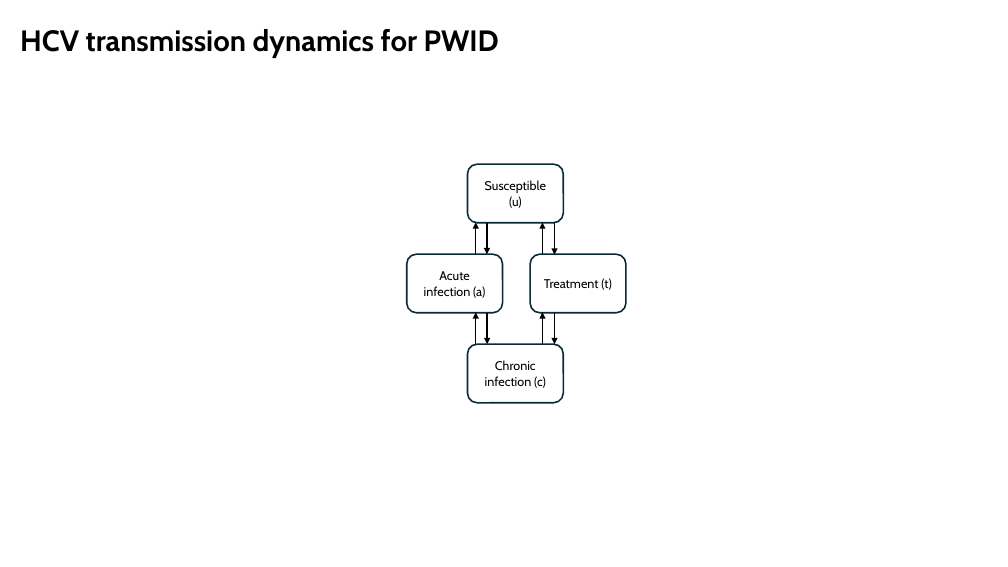
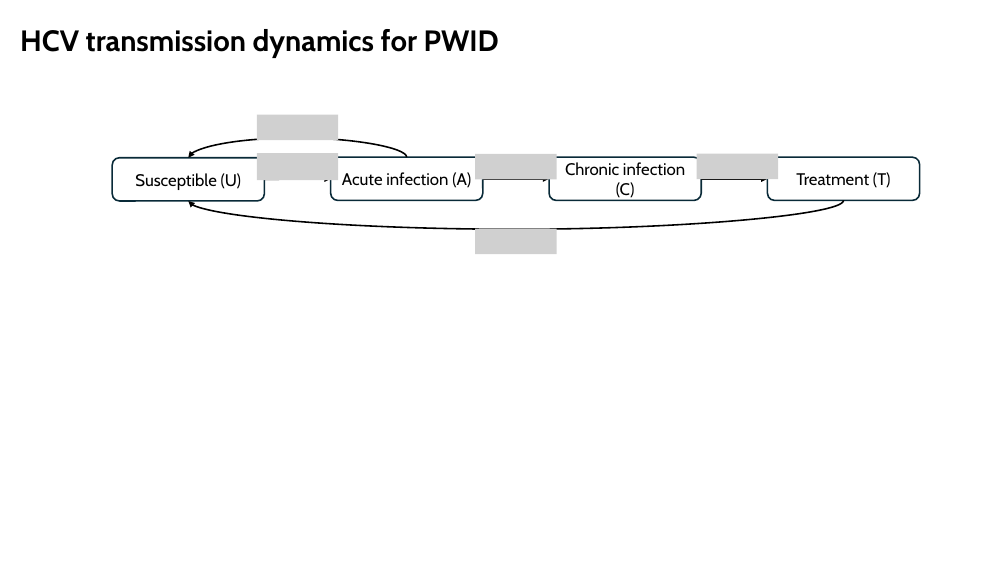
Before and after one commit to Mister-He/HepC-Transimission-Modelling, a slide deck: slide 3 of Model schematic.pptx. Drawn at 1008x567 pixels with LibreOffice and Linux fonts; fonts in the diff are those of the drawing; grey boxes stand for pictures. Boxes give left, top, right and bottom in pixels: in the first picture for what was removed or moved away, otherwise in the second. Text is boxed around its words. In the diff, an @@ line names an element or a change of style, - is before the commit and + after.

```diff
--- a/Model schematic.pptx
+++ b/Model schematic.pptx
@@ rounded rectangle "Susceptible (U)": place and size @@
-rounded rectangle "Susceptible (U)" at (467,164,563,223)
+rounded rectangle "Susceptible (U)" at (112,158,264,201)
@@ text in rounded rectangle at (135,173,241,190): text changed; size 12 to 16 pt @@
-Susceptible (u)
+Susceptible (U)
@@ rounded rectangle "Acute infection (A)": place and size @@
-rounded rectangle "Acute infection (A)" at (407,254,503,313)
+rounded rectangle "Acute infection (A)" at (330,157,482,200)
@@ text in rounded rectangle at (342,172,471,188): text changed; size 12 to 16 pt @@
-Acute infection (a)
+Acute infection (A)
@@ rounded rectangle "Chronic infection (C)": place and size @@
-rounded rectangle "Chronic infection (C)" at (467,344,563,403)
+rounded rectangle "Chronic infection (C)" at (549,157,701,200)
@@ text in rounded rectangle at (565,162,685,198): text changed; size 12 to 16 pt @@
-Chronic infection (c)
+Chronic infection (C)
@@ group added at (188,115,844,254): 5 pictures, 3 arrows, 2 curved arrows @@
@@ rounded rectangle "Treatment (T)": place and size @@
-rounded rectangle "Treatment (T)" at (530,254,626,313)
+rounded rectangle "Treatment (T)" at (768,157,920,200)
@@ text in rounded rectangle at (796,172,891,188): text changed; size 12 to 16 pt @@
-Treatment (t)
+Treatment (T)
@@ group removed at (476,222,554,344): 8 arrows @@
```
Also in this commit, not shown: 3 other slides changed, 1 slide added, 29 other files.
